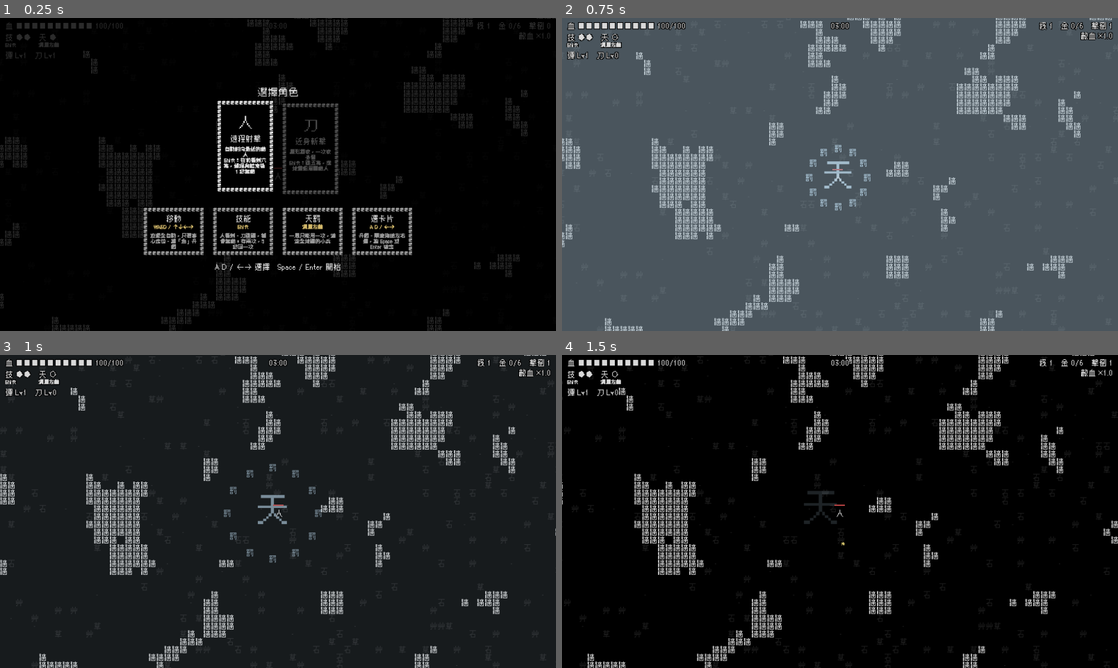
Above: before the commit, frames 1-4 (two rows, left to right).
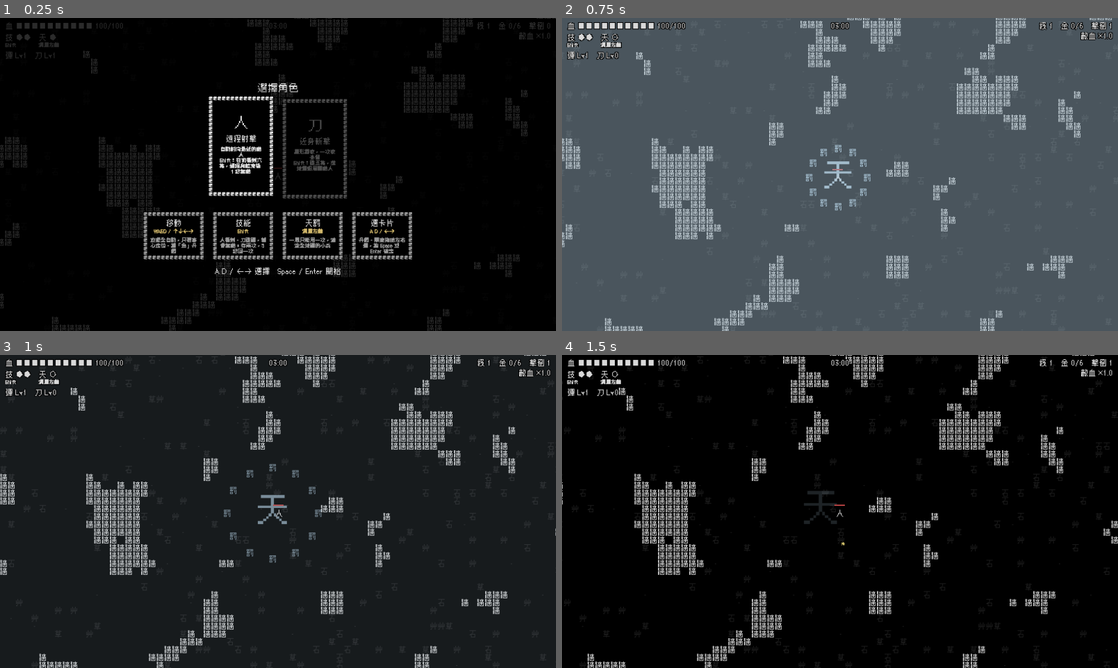
Above: after the commit, the same moments.

Repository: Scottcw1006/text-survivors
Game: Godot game, scene res://main.tscn
Two runs of this game, one before a commit and one after it. Both use one fixed random seed, a clock stepped at 60 frames per second and the inputs below.
Inputs (mouse positions are in pixels of both pictures, inside the frame that each line leads up to):
- Up to frame 1 (0.25 s): no input
- Up to frame 2 (0.75 s): tap Enter at 0.5 s; move the mouse to (962, 158) at 0.52 s; hold Right (move_right) from 0.53 s (still down); tap Space (confirm) at 0.6 s; click (962, 158) at 0.67 s
- Up to frame 3 (1 s): keep holding Right (move_right)
- Up to frame 4 (1.5 s): release Right (move_right) at 1.25 s; drag from (728, 527) to (812, 574) at 1.27 s

The runs differ from the first frame. In frame 1, 6.4% of the frame differs, in the area x 25-75%, y 20-83%; in frame 2, nothing differs; in frame 3, nothing differs; in frame 4, nothing differs.

Commit message:
卡片加大一圈
Co-Authored-By: Claude Opus 5.5 <noreply@anthropic.com>

Diff:
--- a/cards.gd
+++ b/cards.gd
@@ -6,8 +6,9 @@
 const CELL := 20.0                 # 框字的間距
 const BORDER_CHAR := "框"
 const BORDER_SIZE := 17
-const COLS := 13                   # 卡片寬幾個框字
-const ROWS := 21                   # 卡片高幾個框字
+const COLS := 15                   # 卡片寬幾個框字
+const ROWS := 23                   # 卡片高幾個框字
+const PAD := 20.0                  # 內容往下移多少（卡片比原本大一圈，內容跟著置中）
 const GAP := 40.0                  # 卡片之間的距離
 const LIFT := 12.0                 # 選中的卡片往上浮多少
 const DESC_SIZE := 22
@@ -79,16 +80,16 @@
 		var c: Dictionary = cards[i]
 		_frame(origin, COLS, ROWS, color)
 
-		_text(c.icon, Vector2(mid, origin.y + 92.0), 66, color)
-		_text(c.name, Vector2(mid, origin.y + 172.0), 33, color)
-		var desc_top := 206.0
+		_text(c.icon, Vector2(mid, origin.y + PAD + 92.0), 66, color)
+		_text(c.name, Vector2(mid, origin.y + PAD + 172.0), 33, color)
+		var desc_top := PAD + 206.0
 		if c.sub != "":
-			_text(c.sub, Vector2(mid, origin.y + 212.0), 22, color)
-			desc_top = 246.0
+			_text(c.sub, Vector2(mid, origin.y + PAD + 212.0), 22, color)
+			desc_top = PAD + 246.0
 		# 說明文字在框內自動換行，行數依剩下的高度決定
-		var inner_w := (COLS - 2) * CELL - 8.0
-		var max_lines := int((card_h - CELL - 8.0 - desc_top) / DESC_LINE)
-		var desc_pos := Vector2(origin.x + CELL + 4.0, origin.y + desc_top + font.get_ascent(DESC_SIZE))
+		var inner_w := (COLS - 4) * CELL - 8.0
+		var max_lines := int((card_h - CELL * 2.0 - 8.0 - desc_top) / DESC_LINE)
+		var desc_pos := Vector2(origin.x + CELL * 2.0 + 4.0, origin.y + desc_top + font.get_ascent(DESC_SIZE))
 		draw_multiline_string(font, desc_pos, c.desc, HORIZONTAL_ALIGNMENT_CENTER, inner_w, DESC_SIZE, max_lines, color)
 
 	# 教學卡：一排在角色卡下面
Not shown, changed: docs/index.pck
